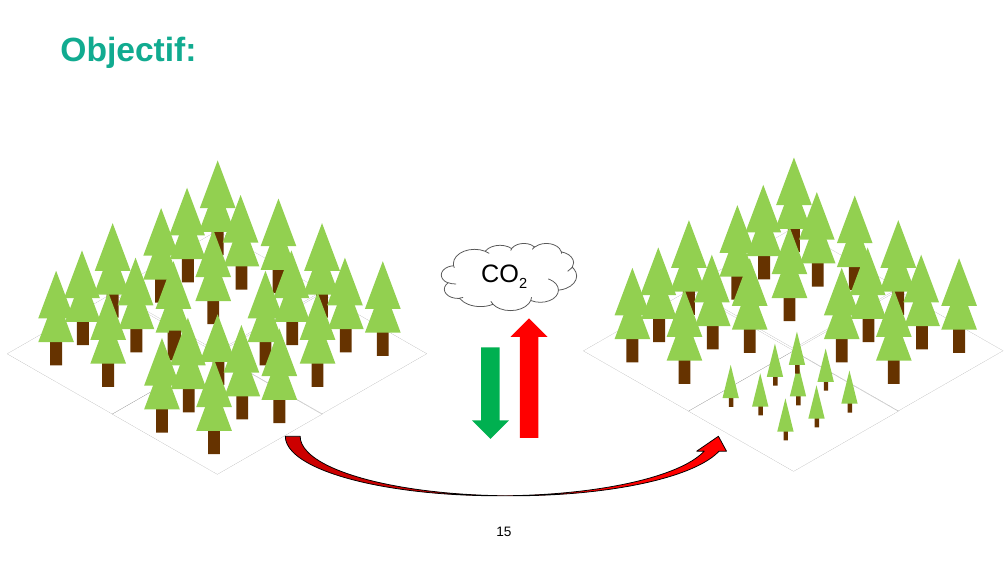
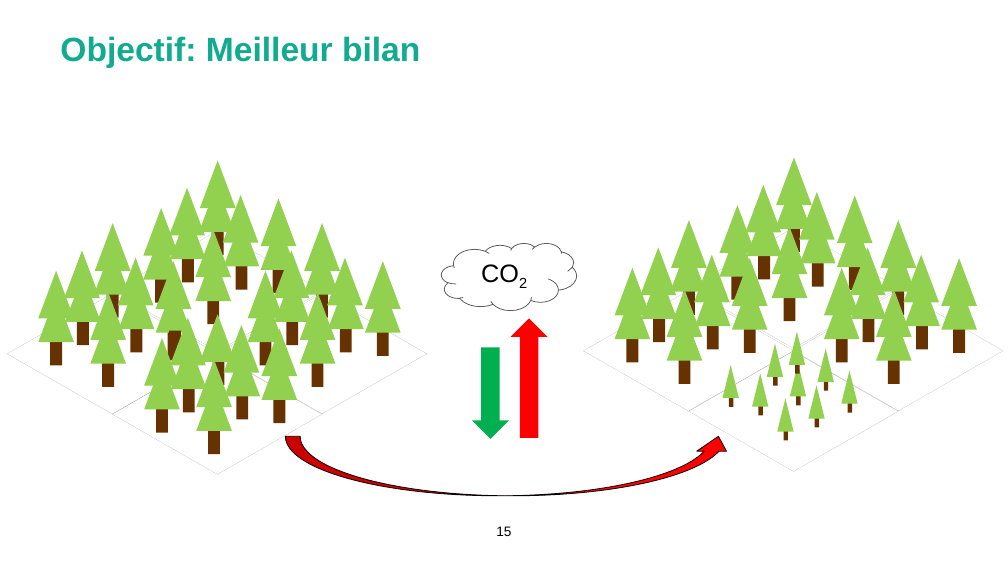
Before and after one commit to Bureau-du-Forestier-en-chef/FMT, a slide deck: slide 15 of Documentation/FORAC_carbone.pptx. Drawn at 1008x567 pixels with LibreOffice and Linux fonts; fonts in the diff are those of the drawing; background and template pictures are left out. Boxes give left, top, right and bottom in pixels: in the first picture for what was removed or moved away, otherwise in the second. Text is boxed around its words. In the diff, an @@ line names an element or a change of style, - is before the commit and + after.

```diff
--- a/Documentation/FORAC_carbone.pptx
+++ b/Documentation/FORAC_carbone.pptx
@@ title at (60,36,420,68): text changed @@
-Objectif:
+Objectif: Meilleur bilan
```
Also in this commit, not shown: 2 other slides changed, 3 slides added.
